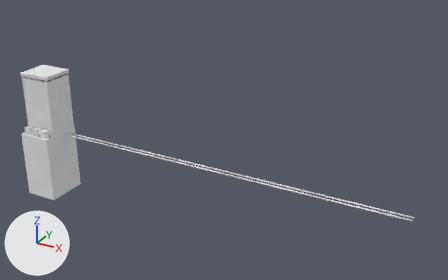
The COLLADA model objects3d/objective_artificialglacier.dae as it was, and as the next commit left it.
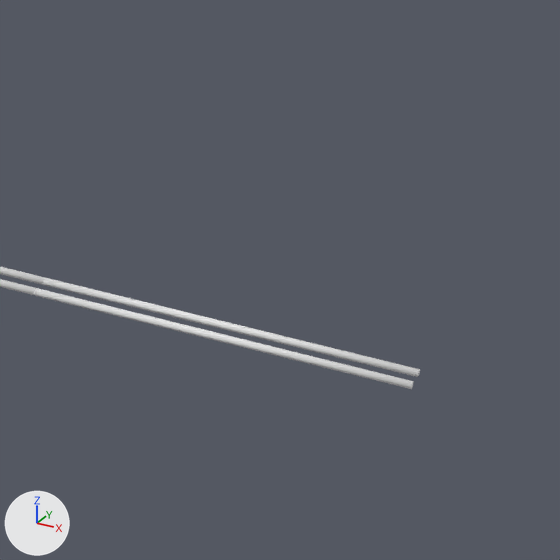
The first picture shows the older version from a 50 mm lens placed at (4896.0, -4826.0, 2794.0), pointed at (2164.0, 141.0, 311.0). The close-ups show both versions on the part from 70% to 100% of the width and 46% to 94% of the height of that picture; other places that the commit changed are outside them. Arrows for +X, +Y and +Z are at lower left; the lights stay in place. Where no turn or scale is listed for an object, it has been applied to the vertices.

In view in the first close-up: 'HyperLoop005', 'HyperLoop010'.
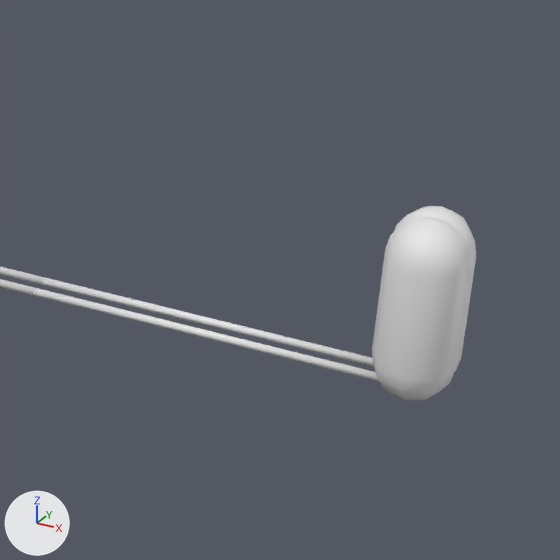
Changed parts and their boxes (x1, y1, x2, y2) in the close-ups (560 x 560 px):
'Irrigation1', added: after (372, 216, 471, 400)
'Irrigation002', added: after (394, 206, 476, 371)

Patch to the scene script:
```diff
--- a/objects3d/objective_artificialglacier.dae.py
+++ b/objects3d/objective_artificialglacier.dae.py
@@ me_irrigation002mesh @@
+me_irrigation002mesh.from_pydata(...)  # 66 vertices, 128 faces; spans x -84.0..84.0, y -84.0..84.0, z 0.0..401.0
+me_irrigation002mesh.materials.append(mat_material_0)  # its picture is missing
@@ ob_irrigation002 @@
+ob_irrigation002 = bpy.data.objects.new('Irrigation002', me_irrigation002mesh)
+ob_irrigation002.location = (4090.0, 32.0, 0.0)
@@ ob_irrigation1 @@
+ob_irrigation1 = bpy.data.objects.new('Irrigation1', me_irrigation002mesh.copy())
+ob_irrigation1.location = (4090.0, -20.0, 0.0)
```
